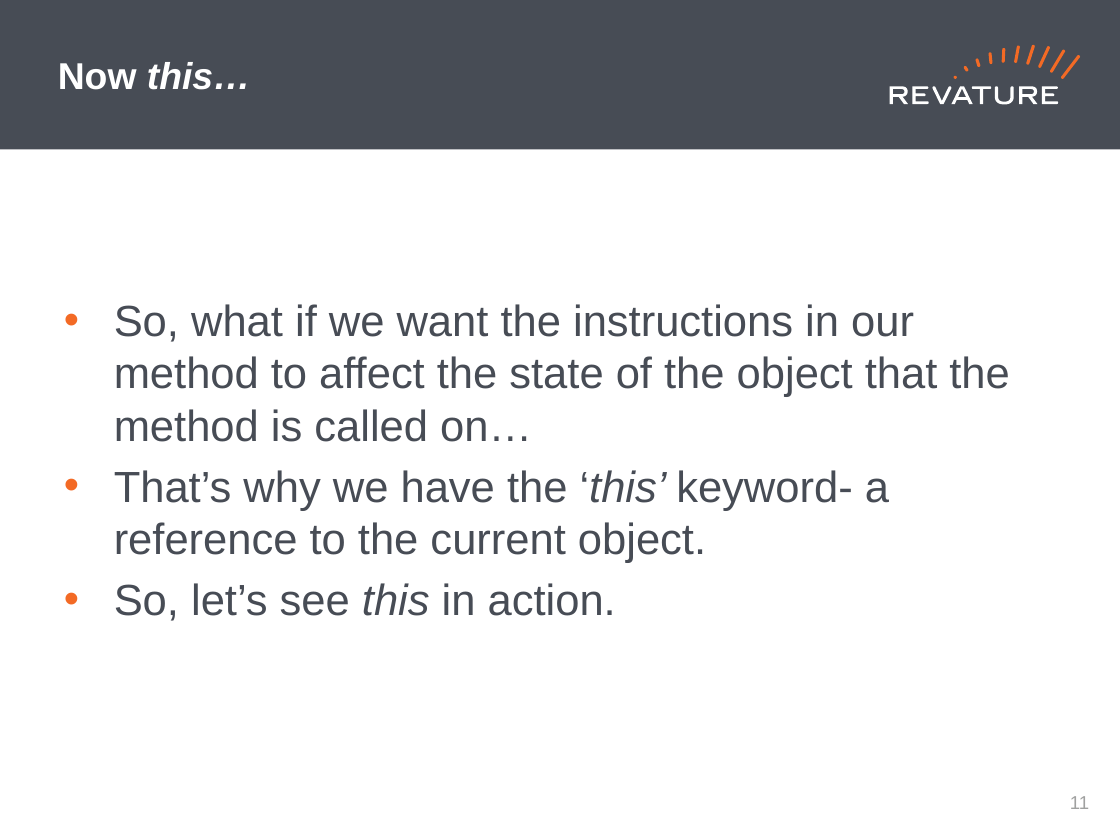
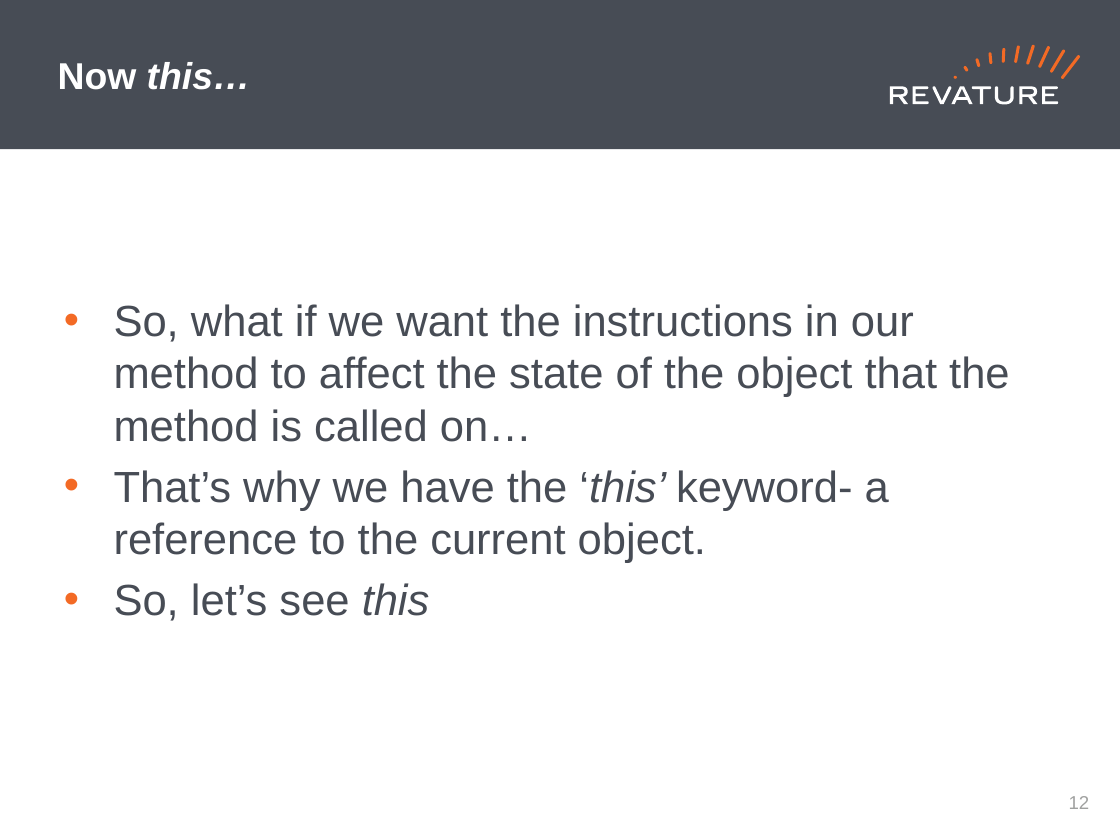
Before and after one commit to jhigherevature/ROCP-210412, a slide deck: slide 12 of powerpoints/Roc_Day02 - Operators_Methods_Arrays_FlowControl.pptx. Drawn at 1120x840 pixels with LibreOffice and Linux fonts; fonts in the diff are those of the drawing. Boxes give left, top, right and bottom in pixels: in the first picture for what was removed or moved away, otherwise in the second. Text is boxed around its words. In the diff, an @@ line names an element or a change of style, - is before the commit and + after.

```diff
--- a/powerpoints/Roc_Day02 - Operators_Methods_Arrays_FlowControl.pptx
+++ b/powerpoints/Roc_Day02 - Operators_Methods_Arrays_FlowControl.pptx
@@ text at [114,583,430,621]: text changed @@
-• So, let’s see this in action.
+• So, let’s see this
@@ page number at [1069,796,1090,809]: text changed @@
-11
+12
```
Also in this commit, not shown: 40 other slides changed, 11 other files.
